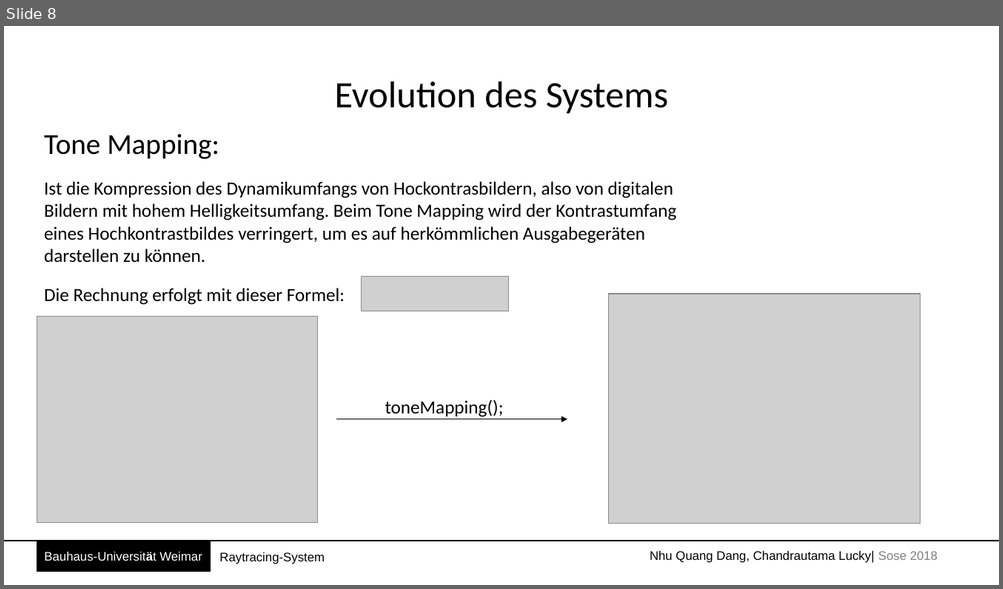
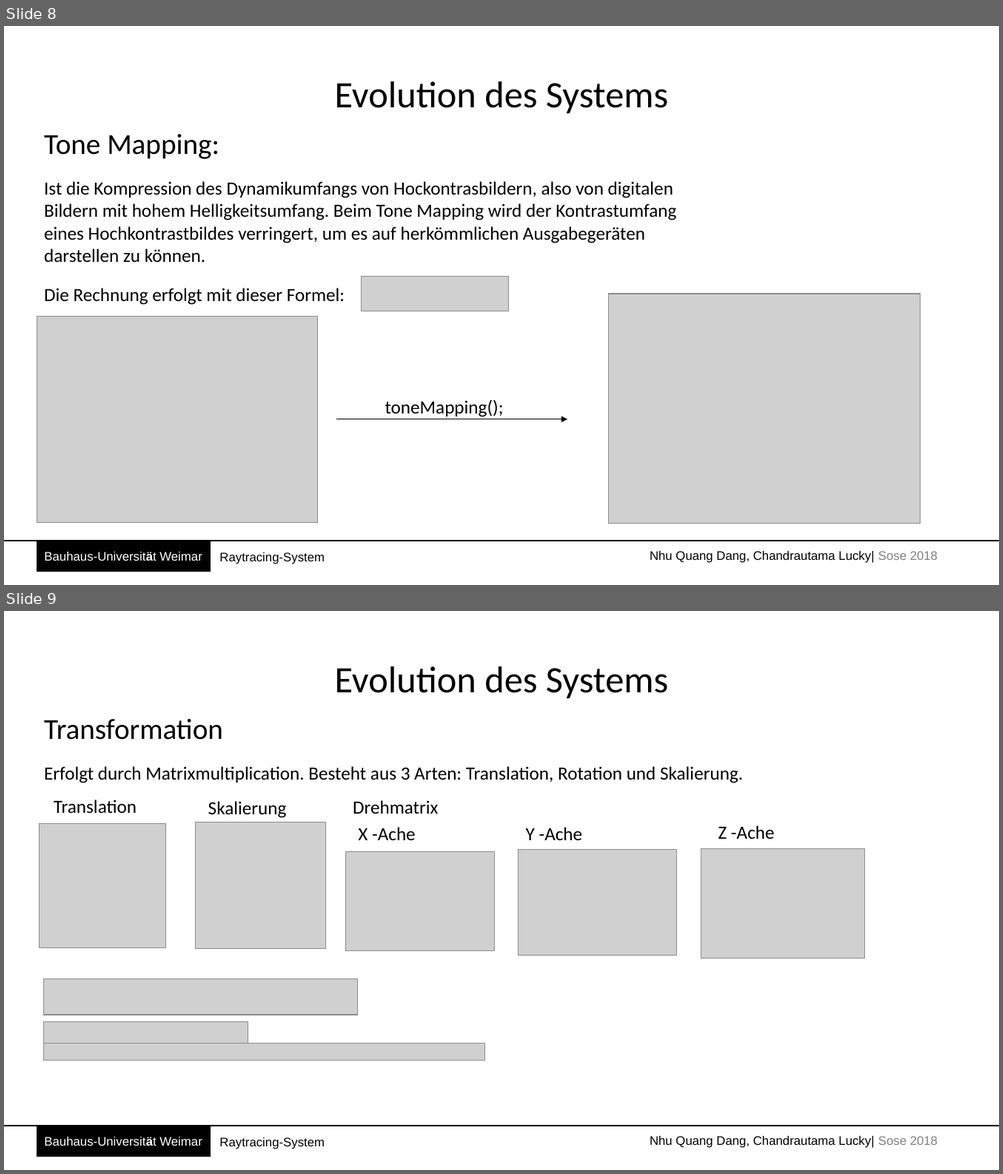
Before and after one commit to Batshaw/Coorp, a slide deck: Prasentation/raytracing.pptx. Shown one above the other, each under a label of ours: slide 8 before the commit, slides 8 and 9 after it. The pictures are 1003x589 and 1003x1174 pixels, drawn with LibreOffice and Linux fonts; fonts in the diff are those of the drawing; grey boxes stand for pictures. Boxes give left, top, right and bottom in pixels: in the first picture for what was removed or moved away, otherwise in the second. Text is boxed around its words. In the diff, an @@ line names an element or a change of style, - is before the commit and + after.

```diff
--- a/Prasentation/raytracing.pptx
+++ b/Prasentation/raytracing.pptx
@@ slide 9 added at box(4, 611, 999, 1170), background #FFFFFF @@
@@ text added at box(335, 667, 668, 698), 36 pt, text #000000 @@
+Evolution des Systems
@@ text added at box(44, 719, 223, 740), 28 pt, text #000000 @@
+Transformation
@@ text added at box(44, 766, 743, 783), 18 pt, text #000000 @@
+Erfolgt durch Matrixmultiplication. Besteht aus 3 Arten: Translation, Rotation und Skalierung.
@@ text added at box(54, 800, 136, 814), 18 pt, text #000000 @@
+Translation
@@ text added at box(208, 801, 287, 818), 18 pt, text #000000 @@
+Skalierung
@@ text added at box(353, 800, 438, 814), 18 pt, text #000000 @@
+Drehmatrix
@@ picture added at box(39, 823, 166, 948) @@
@@ picture added at box(196, 822, 327, 949) @@
@@ text added at box(358, 827, 415, 840), 18 pt, text #000000 @@
+X -Ache
@@ text added at box(526, 827, 583, 840), 18 pt, text #000000 @@
+Y -Ache
@@ text added at box(718, 826, 774, 839), 18 pt, text #000000 @@
+Z -Ache
@@ picture added at box(346, 852, 494, 952) @@
@@ picture added at box(518, 850, 677, 956) @@
@@ picture added at box(701, 849, 865, 958) @@
@@ picture added at box(43, 980, 358, 1015) @@
@@ picture added at box(43, 1022, 248, 1051) @@
@@ picture added at box(43, 1044, 484, 1060) @@
@@ line added from (4, 1126) to (999, 1126), #000000 1.5 pt @@
@@ rectangle added at box(37, 1127, 210, 1156), fill #000000, outline #000000 1 pt, 12 pt, text #FFFFFF @@
+Bauhaus-Universität Weimar
@@ text added at box(219, 1138, 324, 1150), 12 pt, text #000000 @@
+Raytracing-System
@@ text added at box(649, 1136, 937, 1148), 12 pt, text #000000 @@
+Nhu Quang Dang, Chandrautama Lucky| Sose 2018
```
Also in this commit, not shown: 3 slides changed, 6 other slides added, 1 slide removed, 23 other files.
